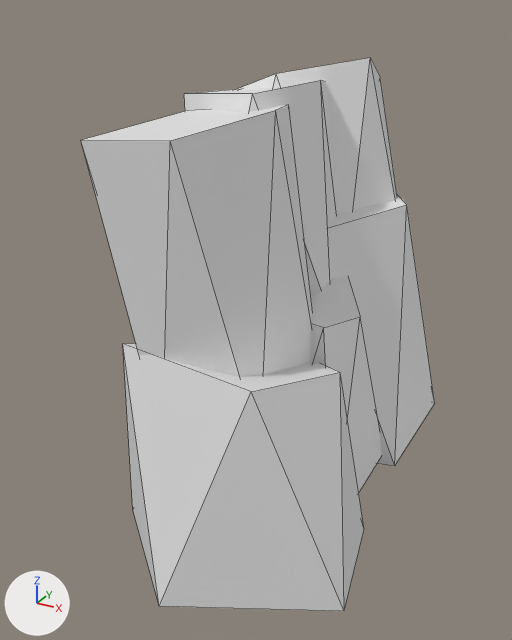
Renders of the FBX model BlackSmithGame/Assets/3Dmodels/rockwall_1.fbx from each side of a commit.
Before and after are seen from a 50 mm camera at (1.95, -6.37, 2.41) aimed at (0.2, -3.18, 0.82). Lighting does not change. The marker at lower left points along +X, +Y and +Z. Mesh edges are drawn as thin lines. Materials are left out; every surface is plain grey. Where no turn or scale is listed for an object, it has been applied to the vertices.

Before the edit, the objects in view are built like this:
```python
me_icosphere = bpy.data.meshes.new('Icosphere')
me_icosphere.from_pydata(...)  # 60 vertices, 66 faces; spans x -0.6..1.12, y -0.32..2.21, z -0.3..2.16
me_icosphere.materials.append(mat_material_001)
ob_icosphere = bpy.data.objects.new('Icosphere', me_icosphere)
ob_icosphere.location = (0.0, -4.0, 0.0)
```
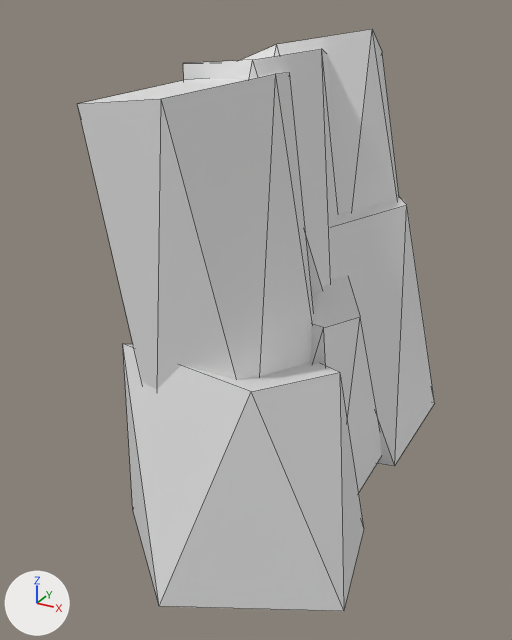
The newer file is also turned or shifted as a whole; pictures and numbers use the older file's frame.

The change, as a diff of the scene's bpy script:
```diff
--- a/BlackSmithGame/Assets/3Dmodels/rockwall_1.fbx.py
+++ b/BlackSmithGame/Assets/3Dmodels/rockwall_1.fbx.py
@@ me_icosphere @@
 me_icosphere.from_pydata(...)  # 60 vertices, 66 faces; spans x -0.6..1.12, y -0.32..2.21, z -0.3..2.16
 # used by ob_icosphere; location = (0.0, -4.0, 0.0)
+# me_icosphere part 1: all 14 vertices in x -0.28..0.52, y -0.06..2.09, z 1.91..2.16 are moved by (0.0, 0.0, 0.15)
+# me_icosphere part 2: all 2 vertices in x 0.1..0.61, y 0.03..0.11, z 0.44..0.53 are moved by (0.01, -0.06, 0.01)
+# me_icosphere part 3: the 1 vertex in x 0.34, y -0.11, z 1.95 is moved by (0.01, -0.06, 0.16)
```

What differs and where, as boxes [x1, y1, x2, y2] in the pictures (512 x 640 px; the box of a moved part takes in the faces that stretch with it):
'Icosphere', reshaped: before [81, 58, 435, 611]; after [77, 29, 435, 611]
part 1 of me_icosphere, moved or reshaped: before [184, 58, 397, 326]; after [183, 29, 399, 323]
part 2 of me_icosphere, moved or reshaped: before [264, 111, 312, 375]; after [260, 78, 312, 377]
part 3 of me_icosphere, moved or reshaped: before [81, 105, 287, 377]; after [77, 74, 276, 389]
